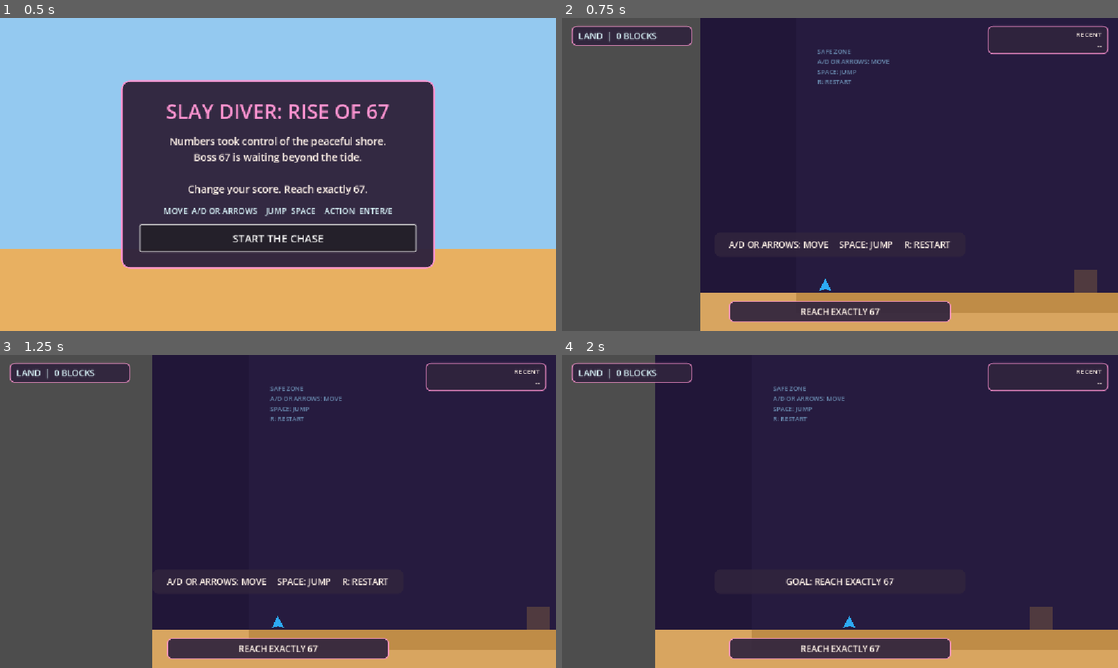
Above: before the commit, frames 1-4 (two rows, left to right).
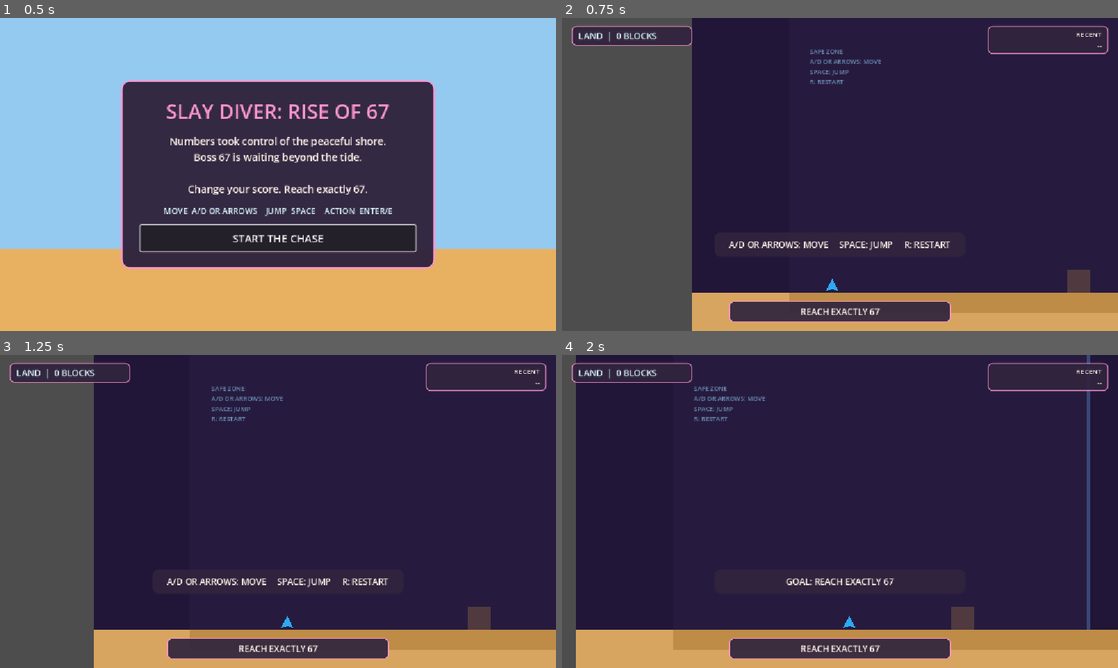
Above: after the commit, the same moments.

Repository: rinata-abdurakhimova/game-divers-slayy
Game: Godot game, scene res://scenes/main/Main.tscn
Same seed, same stepped clock (60 frames per second), same inputs: the game is played once before the commit and once after it.
Inputs:
- Up to frame 1 (0.5 s): no input
- Up to frame 2 (0.75 s): click "START THE CHASE" at 0.5 s
- Up to frame 3 (1.25 s): no input
- Up to frame 4 (2 s): tap Enter (action) at 1.25 s; hold Right (move_right) from 1.28 s (still down); hold Up (jump) from 1.28 s (still down)

Frame 1 is identical in both runs. In frame 2, 2.1% of the frame differs, in the area x 23-97%, y 0-100%; in frame 3, 12%; in frame 4, 16%, in the area x 2-95%, y 0-100%.

Commit message:
feat: implement player autopilot functionality; configure autopilot route and enhance block handling logic

Diff:
--- a/scripts/actors/player/Player.gd
+++ b/scripts/actors/player/Player.gd
@@ -29,6 +29,13 @@
 @export var fallback_jump_action: StringName = &"action"
 @export var respect_game_state_input: bool = true
 
+@export_group("Autopilot")
+@export var autopilot_enabled: bool = true
+@export var autopilot_lookahead_columns: float = 3.25
+@export var autopilot_jump_cooldown_seconds: float = 0.22
+@export var autopilot_min_jump_distance: float = 10.0
+@export var autopilot_jump_lead_seconds: float = 0.28
+
 @export_group("Visuals")
 @export var land_visual_path: NodePath = ^"LandVisual"
 @export var water_visual_path: NodePath = ^"WaterVisual"
@@ -48,6 +55,11 @@
 var _was_moving: bool = false
 var _coyote_timer: float = 0.0
 var _jump_buffer_timer: float = 0.0
+var _autopilot_blocks: Array[Vector2i] = []
+var _autopilot_floor_y: float = 570.0
+var _autopilot_block_size: float = 48.0
+var _autopilot_map_columns: int = 53
+var _autopilot_jump_cooldown_left: float = 0.0
 
 
 func _ready() -> void:
@@ -64,6 +76,7 @@
 		return
 
 	_update_jump_timers(delta)
+	_update_autopilot(delta)
 	_update_horizontal_velocity(_read_horizontal_input(), delta)
 	_apply_gravity(delta)
 	_try_buffered_jump()
@@ -108,9 +121,23 @@
 	_double_jump_used = false
 
 
+func configure_autopilot_route(
+	blocks: Array[Vector2i],
+	floor_y: float,
+	block_size: float,
+	map_columns: int
+) -> void:
+	_autopilot_blocks = blocks.duplicate()
+	_autopilot_floor_y = floor_y
+	_autopilot_block_size = block_size
+	_autopilot_map_columns = maxi(1, map_columns)
+
+
 # ── Input ─────────────────────────────────────────────────────────────────────
 
 func _read_horizontal_input() -> float:
+	if autopilot_enabled:
+		return 1.0
 	var raw: float = _get_action_strength(move_right_action) - _get_action_strength(move_left_action)
 	return -raw if _controls_reversed else raw
 
@@ -274,6 +301,71 @@
 		movement_stopped.emit()
 
 
+func _update_autopilot(delta: float) -> void:
+	if not autopilot_enabled:
+		return
+	if _autopilot_blocks.is_empty():
+		return
+
+	_autopilot_jump_cooldown_left = maxf(0.0, _autopilot_jump_cooldown_left - delta)
+	if _autopilot_jump_cooldown_left > 0.0:
+		return
+	if not _is_on_ground():
+		return
+
+	var next_block: Vector2i = _next_autopilot_block()
+	if next_block == Vector2i.ZERO:
+		return
+
+	var distance: float = _distance_to_block_left(next_block.x)
+	var trigger_distance: float = clampf(
+		move_speed * autopilot_jump_lead_seconds,
+		autopilot_min_jump_distance,
+		_autopilot_block_size * autopilot_lookahead_columns
+	)
+	if distance < autopilot_min_jump_distance or distance > trigger_distance:
+		return
+
+	var current_row: int = _current_autopilot_surface_row()
+	var must_climb: bool = next_block.y > current_row
+	var must_clear_gap: bool = current_row > 0 and next_block.y >= current_row
+	if must_climb or must_clear_gap:
+		velocity.y = jump_velocity
+		_jump_buffer_timer = 0.0
+		_coyote_timer = 0.0
+		_autopilot_jump_cooldown_left = autopilot_jump_cooldown_seconds
+
+
+func _next_autopilot_block() -> Vector2i:
+	var best_block: Vector2i = Vector2i.ZERO
+	var best_distance: float = INF
+	var lookahead_distance: float = _autopilot_block_size * autopilot_lookahead_columns
+	for block: Vector2i in _autopilot_blocks:
+		var distance: float = _distance_to_block_left(block.x)
+		if distance >= 0.0 and distance <= lookahead_distance and distance < best_distance:
+			best_distance = distance
+			best_block = block
+	return best_block
+
+
+func _distance_to_block_left(column: int) -> float:
+	var map_width: float = _autopilot_block_size * float(_autopilot_map_columns)
+	var player_front_x: float = fposmod(global_position.x + 12.0, map_width)
+	var block_left_x: float = float(column - 1) * _autopilot_block_size
+	var distance: float = block_left_x - player_front_x
+	if distance < -_autopilot_block_size * 0.5:
+		distance += map_width
+	return distance
+
+
+func _current_autopilot_surface_row() -> int:
+	var player_bottom_half_height: float = 15.0
+	var row_float: float = (
+		_autopilot_floor_y - player_bottom_half_height - global_position.y
+	) / _autopilot_block_size
+	return maxi(0, int(round(row_float)))
+
+
 # ── GameEvents wiring ─────────────────────────────────────────────────────────
 
 func _connect_game_events() -> void:
--- a/scripts/world/Boss67LevelController.gd
+++ b/scripts/world/Boss67LevelController.gd
@@ -134,6 +134,7 @@
 	_build_authored_blocks()
 	_build_tutorial_block()
 	_reset_level_visibility()
+	_configure_player_autopilot([Vector2i(13, 1)])
 	_connect_signals()
 	_create_timers()
 
@@ -155,7 +156,7 @@
 func _build_authored_blocks() -> void:
 	if not _authored_runtime_nodes.is_empty():
 		return
-	for block: Vector2i in _stacked_authored_blocks():
+	for block: Vector2i in AUTHORED_BLOCKS:
 		var position: Vector2 = _block_position(block.x, block.y)
 		if _terrain != null:
 			var collision_shape := CollisionShape2D.new()
@@ -179,19 +180,6 @@
 			visual.position = position
 			_terrain_visual.add_child(visual)
 			_authored_runtime_nodes.append(visual)
-
-
-func _stacked_authored_blocks() -> Array[Vector2i]:
-	var result: Array[Vector2i] = []
-	var seen: Dictionary[String, bool] = {}
-	for top_block: Vector2i in AUTHORED_BLOCKS:
-		for row: int in range(1, top_block.y + 1):
-			var key: String = "%d:%d" % [top_block.x, row]
-			if seen.has(key):
-				continue
-			seen[key] = true
-			result.append(Vector2i(top_block.x, row))
-	return result
 
 
 func _build_tutorial_block() -> void:
@@ -334,6 +322,7 @@
 		_safe_zone.hide()
 	_set_runtime_nodes_enabled(_tutorial_runtime_nodes, false)
 	_set_runtime_nodes_enabled(_authored_runtime_nodes, true)
+	_configure_player_autopilot(AUTHORED_BLOCKS)
 	if _boss != null:
 		_boss.show()
 
@@ -615,6 +604,7 @@
 		_player.global_position = Vector2(60.0, 555.0)
 		_player.velocity = Vector2.ZERO
 	_reset_level_visibility()
+	_configure_player_autopilot([Vector2i(13, 1)])
 
 
 func _start_timers() -> void:
@@ -692,3 +682,11 @@
 		if shape != null:
 			shape.disabled = not enabled
 		_set_node_tree_collision_enabled(child, enabled)
+
+
+func _configure_player_autopilot(blocks: Array[Vector2i]) -> void:
+	if _player == null:
+		return
+	if not _player.has_method(&"configure_autopilot_route"):
+		return
+	_player.call(&"configure_autopilot_route", blocks, FLOOR_TOP_Y, BLOCK_SIZE, MAP_COLUMNS)
--- a/tests/integration/test_boss_67_world.gd
+++ b/tests/integration/test_boss_67_world.gd
@@ -30,9 +30,6 @@
 	assert(not safe_wall.visible)
 	assert(safe_zone.visible)
 	assert(not water_overlay.visible)
-	var stacked_blocks: Array = controller.call(&"_stacked_authored_blocks")
-	assert(Vector2i(30, 1) in stacked_blocks)
-	assert(Vector2i(30, 4) in stacked_blocks)
 
 	await _physics_frames(2)
 	Input.action_press(&"move_right")
Not shown, changed: ARCHITECTURE.md
Not shown, changed: INTEGRATION_CONTRACT.md
Not shown, changed: docs/SCOPE.md
